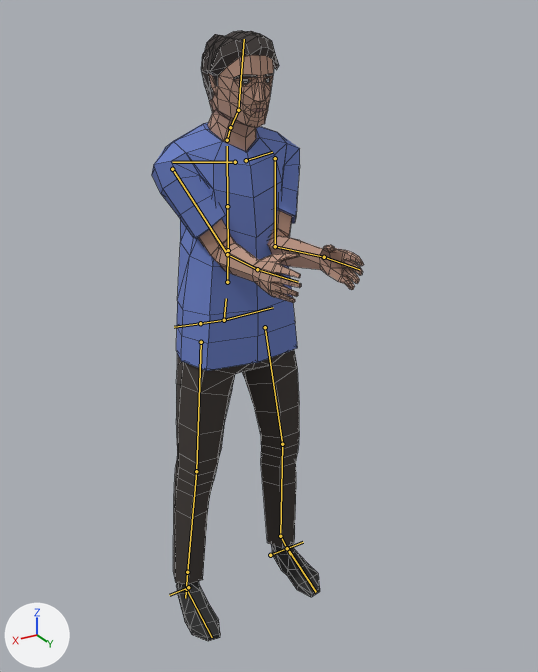
The FBX model UnityProject/Assets/_Movers/Generated/Characters/Anim_Carry_Idle.fbx: old version first, new version second.
Before and after are seen from a 50 mm camera at (1.4, 2.66, 2.63) aimed at (-0.05, 0.24, 1.42). Lighting does not change. The marker at lower left points along +X, +Y and +Z. The first picture is the older version. Both versions are drawn at frame 26 of the action 'Scene'; the numbers are the values there. The bones that change, and the others that lie on the model, are drawn over the model as lines. Mesh edges are drawn as thin lines.

In view in the first picture: 'male01_1'.
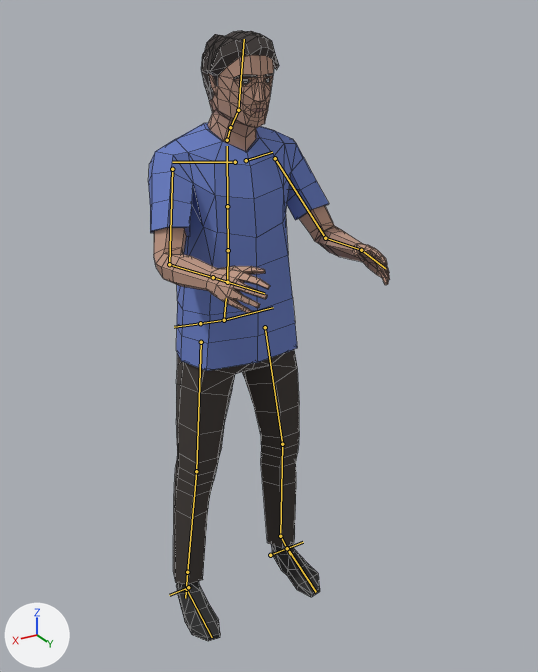
Where the change shows, as pixel boxes [x1, y1, x2, y2] in the pictures (538 x 672 px):
```json
{"object": "male01_1", "change": "posed", "before": [152, 30, 364, 641], "after": [148, 30, 390, 641], "on screen": "14% wider"}
{"bone": "upper_arm.L", "before": "(275, 158) to (275, 246)", "after": "(275, 158) to (325, 238)"}
{"bone": "forearm.L", "before": "(275, 246) to (324, 257)", "after": "(325, 238) to (361, 250)"}
{"bone": "upper_arm.R", "before": "(172, 169) to (227, 254)", "after": "(172, 169) to (169, 264)"}
{"bone": "forearm.R", "before": "(227, 254) to (257, 269)", "after": "(169, 264) to (213, 277)"}
```

Scene script edits in JSON lines:
```json
{"block": "bone_upper_arm_l", "where": "bone_upper_arm_l = bpy.data.objects['metarig'].pose.bones['upper_arm.L']  # child of 'shoulder.L'"}
{"op": "set", "path": "bone_upper_arm_l.rotation_quaternion", "old": "(0.821, 0.389, 0.0, -0.419)", "new": "(0.947, 0.292, 0.0, -0.133)", "note": "degrees (42, 19, -47) -> degrees (34, 4, -15)"}
{"block": "bone_forearm_l", "where": "bone_forearm_l = bpy.data.objects['metarig'].pose.bones['forearm.L']  # child of 'upper_arm.L'"}
{"op": "set", "path": "bone_forearm_l.rotation_quaternion", "old": "(0.858, 0.413, 0.0, 0.305)", "new": "(0.863, 0.496, 0.0, 0.091)", "note": "degrees (47, -15, 33) -> degrees (59, -5, 9)"}
{"block": "bone_upper_arm_r", "where": "bone_upper_arm_r = bpy.data.objects['metarig'].pose.bones['upper_arm.R']  # child of 'shoulder.R'"}
{"op": "set", "path": "bone_upper_arm_r.rotation_quaternion", "old": "(0.821, 0.389, 0.0, 0.419)", "new": "(0.947, 0.292, 0.0, 0.133)", "note": "degrees (42, -19, 47) -> degrees (34, -4, 15)"}
{"block": "bone_forearm_r", "where": "bone_forearm_r = bpy.data.objects['metarig'].pose.bones['forearm.R']  # child of 'upper_arm.R'"}
{"op": "set", "path": "bone_forearm_r.rotation_quaternion", "old": "(0.858, 0.413, 0.0, -0.305)", "new": "(0.863, 0.496, 0.0, -0.091)", "note": "degrees (47, 15, -33) -> degrees (59, 5, -9)"}
```
